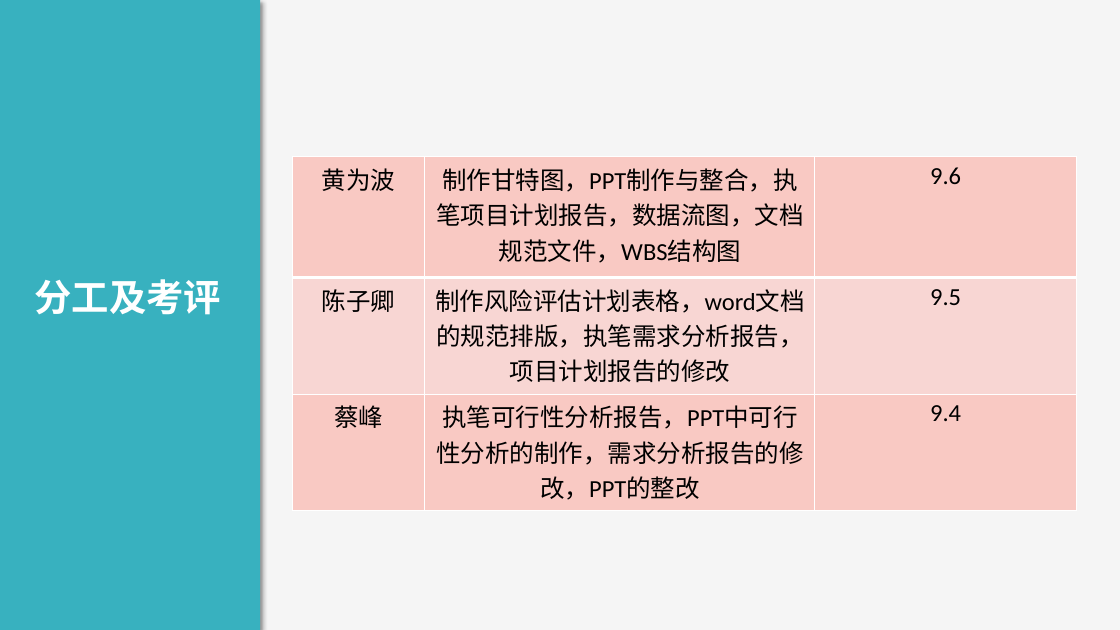
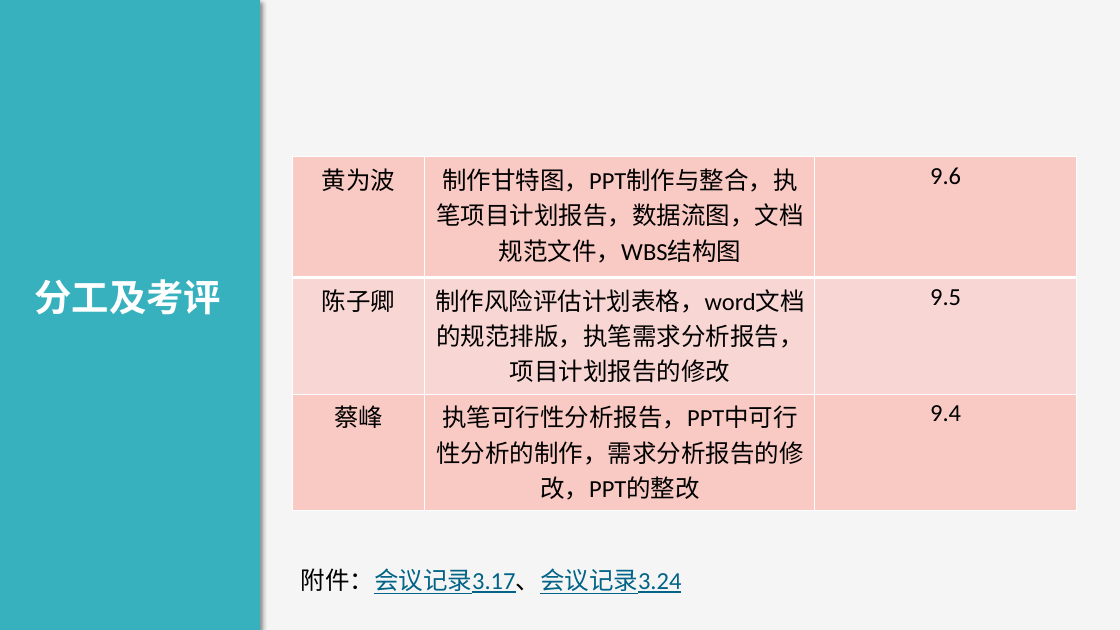
Before and after one commit to boboHh/Wine-APP, a slide deck: slide 21 of SE2018春-G17-项目计划PPT.pptx. Drawn at 1120x630 pixels with LibreOffice and Linux fonts; fonts in the diff are those of the drawing. Boxes give left, top, right and bottom in pixels: in the first picture for what was removed or moved away, otherwise in the second. Text is boxed around its words. In the diff, an @@ line names an element or a change of style, - is before the commit and + after.

```diff
--- a/SE2018春-G17-项目计划PPT.pptx
+++ b/SE2018春-G17-项目计划PPT.pptx
@@ text added at box(301, 568, 682, 594), 21 pt, text #006387, underline @@
+附件：会议记录3.17、会议记录3.24
```
Also in this commit, not shown: 3 other slides changed, 1 slide added, 1 slide removed, 3 other files.
